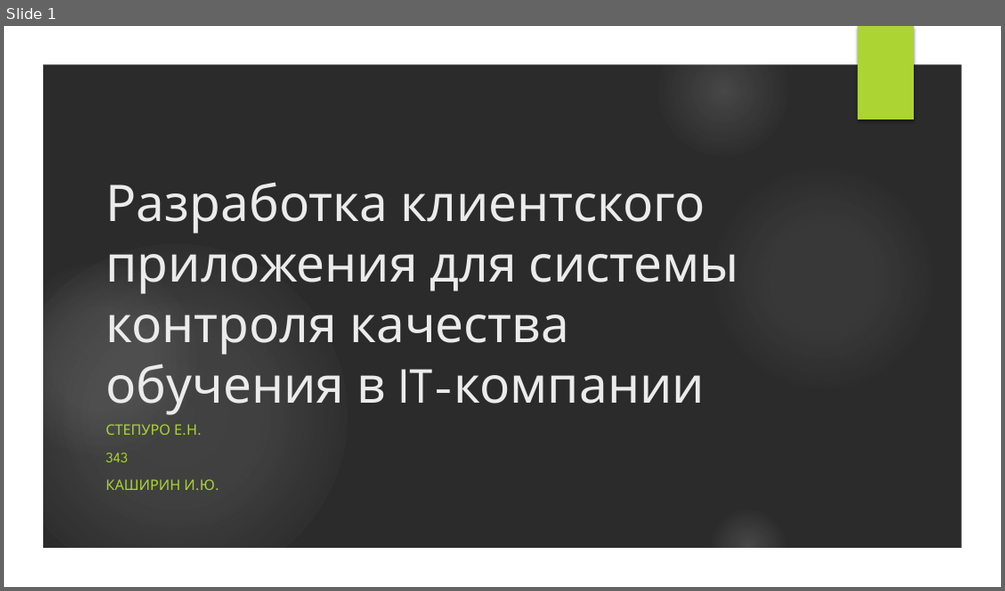
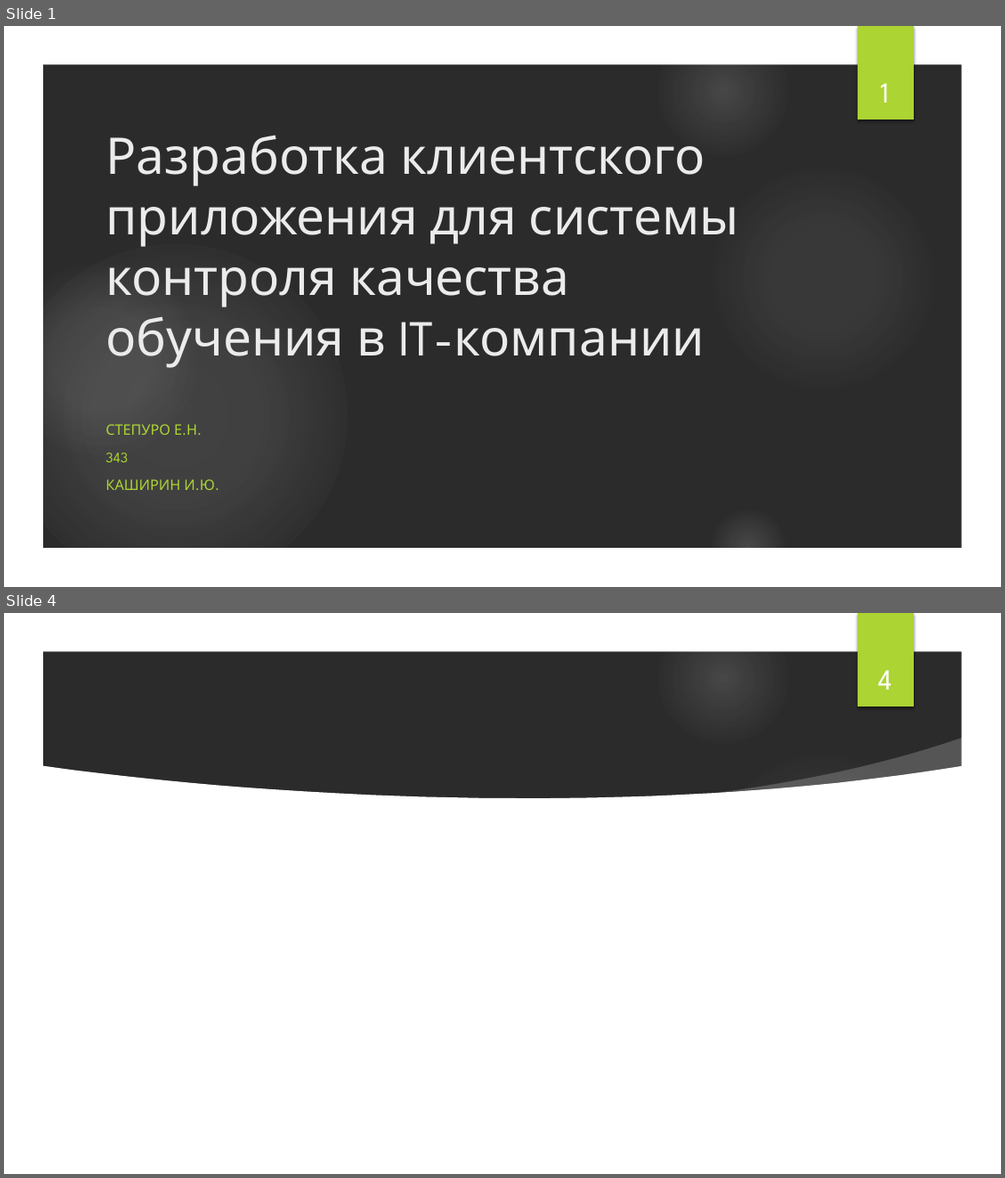
Before and after one commit to ElenaStepuro/Explanatory-note, a slide deck: Presentation.pptx. Shown one above the other, each under a label of ours: slide 1 before the commit, slides 1 and 4 after it; the slides between them are not shown. The pictures are 1005x591 and 1005x1178 pixels, drawn with LibreOffice and Linux fonts; fonts in the diff are those of the drawing; background and template pictures are left out; a plain dark background stands for a picture behind light text. Boxes give left, top, right and bottom in pixels: in the first picture for what was removed or moved away, otherwise in the second. Text is boxed around its words. In the diff, an @@ line names an element or a change of style, - is before the commit and + after.

```diff
--- a/Presentation.pptx
+++ b/Presentation.pptx
@@ slide 4 added at (x1=4, y1=613, x2=1001, y2=1174), background picture (left out); not listed: 7 template elements that a slide beside it also shows @@
@@ page number added at (x1=878, y1=670, x2=892, y2=690), 28 pt, text #FFFFFF @@
+4
@@ freeform shape added at (x1=697, y1=738, x2=970, y2=819), fill #FFFFFF at 20% opacity @@
@@ freeform shape added at (x1=41, y1=765, x2=963, y2=1136), fill #FFFFFF @@
@@ slide 1 changed as well @@
@@ text added at (x1=880, y1=83, x2=889, y2=103), 28 pt, text #FFFFFF @@
+1
@@ title "Разработка клиентского приложения для системы ..." moved from (x1=105, y1=182, x2=739, y2=415) to (x1=105, y1=135, x2=739, y2=368) @@
```
Also in this commit, not shown: 3 other slides added, 2 slides removed, 1 other file.
